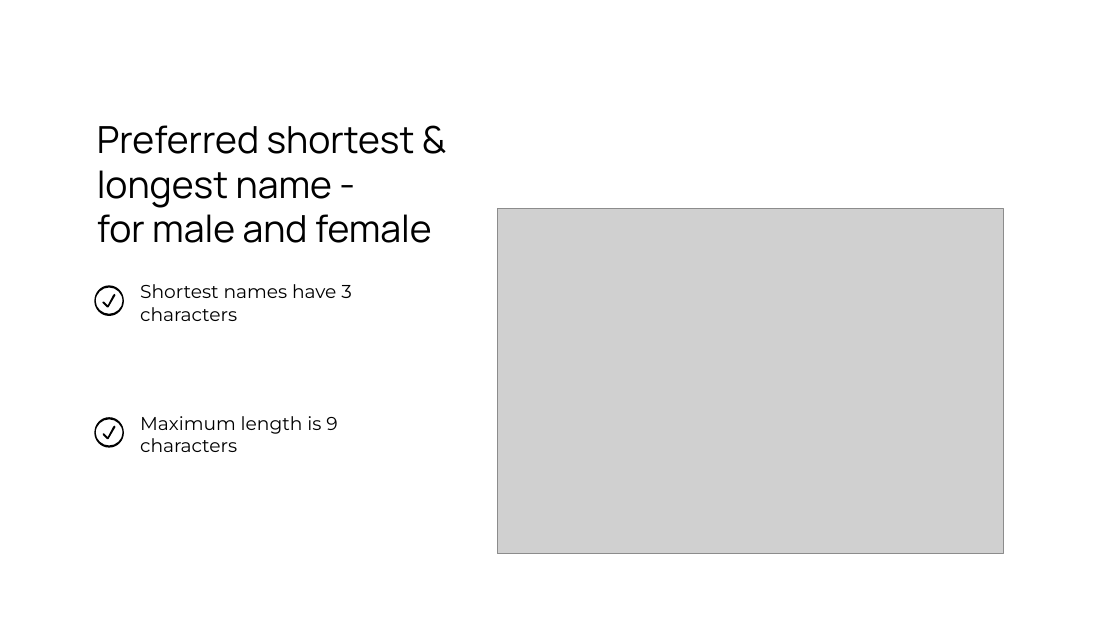
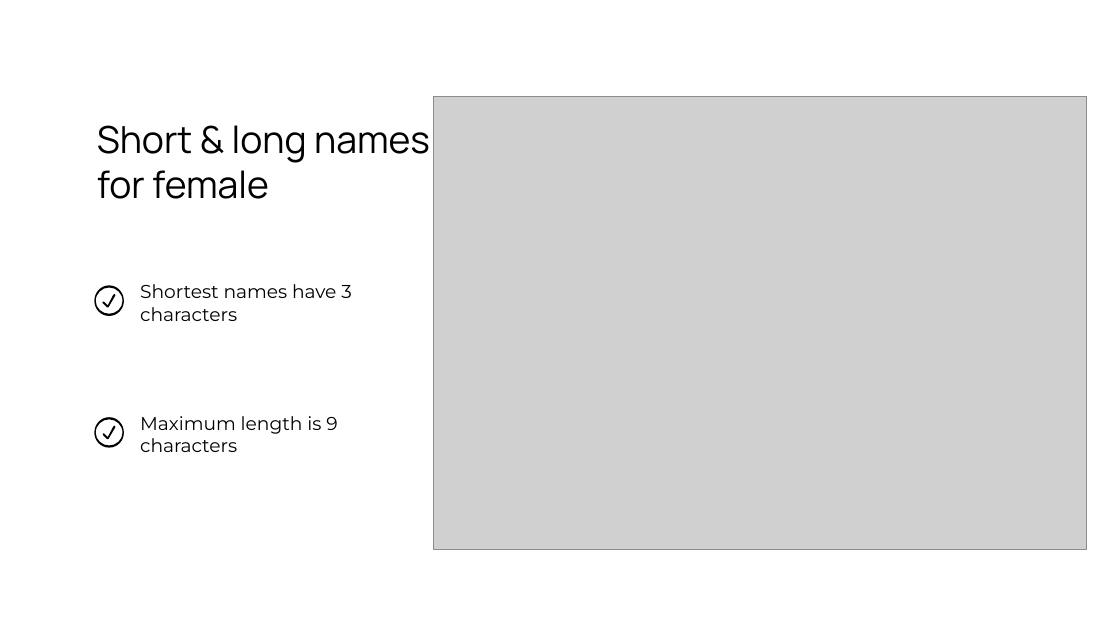
Before and after one commit to ta-data-remote/Project-Week-2-Barcelona, a slide deck: slide 10 of Präsentation_5_2.pptx. Drawn at 1120x630 pixels with LibreOffice and Linux fonts; fonts in the diff are those of the drawing; grey boxes stand for pictures. Boxes give left, top, right and bottom in pixels: in the first picture for what was removed or moved away, otherwise in the second. Text is boxed around its words. In the diff, an @@ line names an element or a change of style, - is before the commit and + after.

```diff
--- a/Präsentation_5_2.pptx
+++ b/Präsentation_5_2.pptx
@@ picture: place and size @@
-picture at (497,208,1003,555)
+picture at (434,97,1087,549)
@@ text at (97,125,430,199): text changed @@
-Preferred shortest & longest name - for male and female
+Short & long names –
+for female
```
Also in this commit, not shown: 1 slide added, 2 other files.
